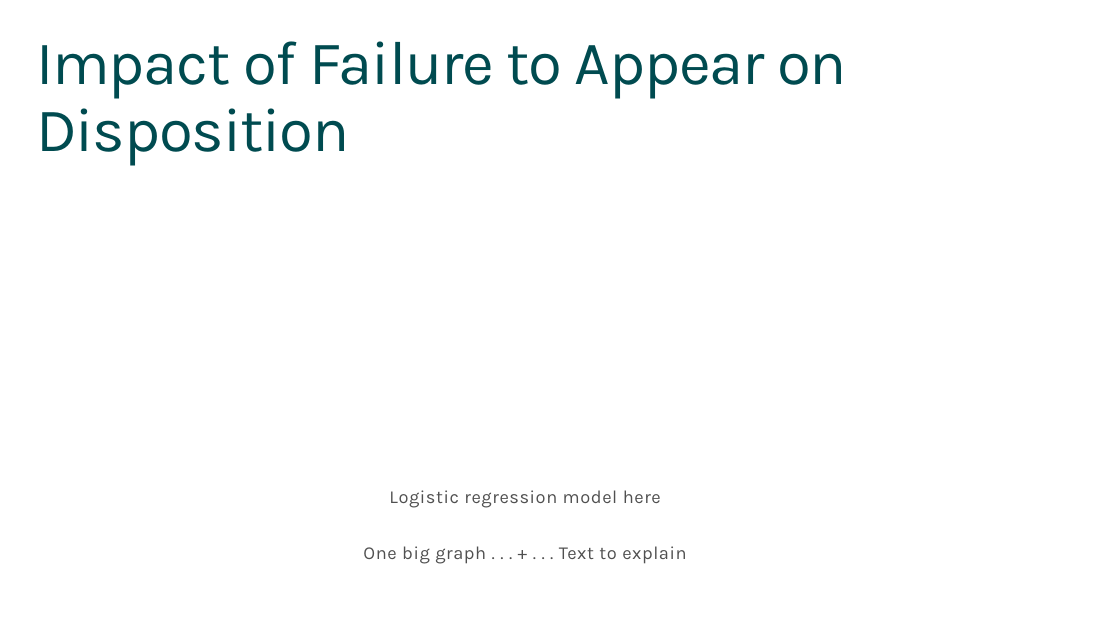
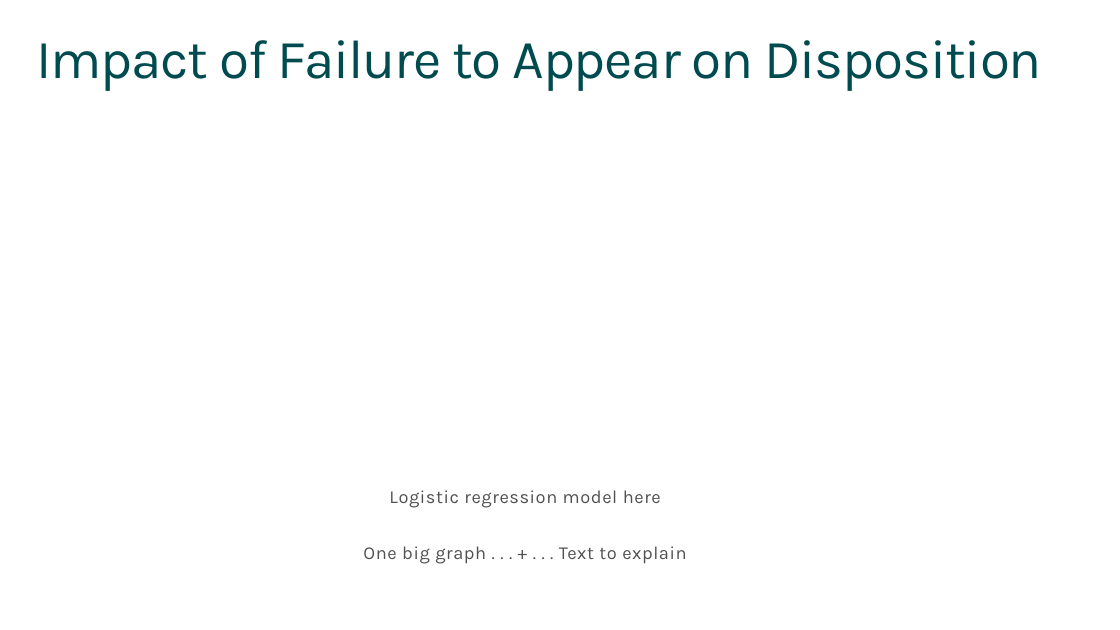
Before and after one commit to sourabh080892/capstone_KCL, a slide deck: slide 13 of code/Final Presentation v1.pptx. Drawn at 1120x630 pixels with LibreOffice and Linux fonts; fonts in the diff are those of the drawing. Boxes give left, top, right and bottom in pixels: in the first picture for what was removed or moved away, otherwise in the second. Text is boxed around its words. In the diff, an @@ line names an element or a change of style, - is before the commit and + after.

```diff
--- a/code/Final Presentation v1.pptx
+++ b/code/Final Presentation v1.pptx
@@ text "Impact of Failure to Appear ..." at [36,40,1042,91]: size 54 to 48 pt @@
```
Also in this commit, not shown: 8 other slides changed, 2 slides added, 2 slides removed.
